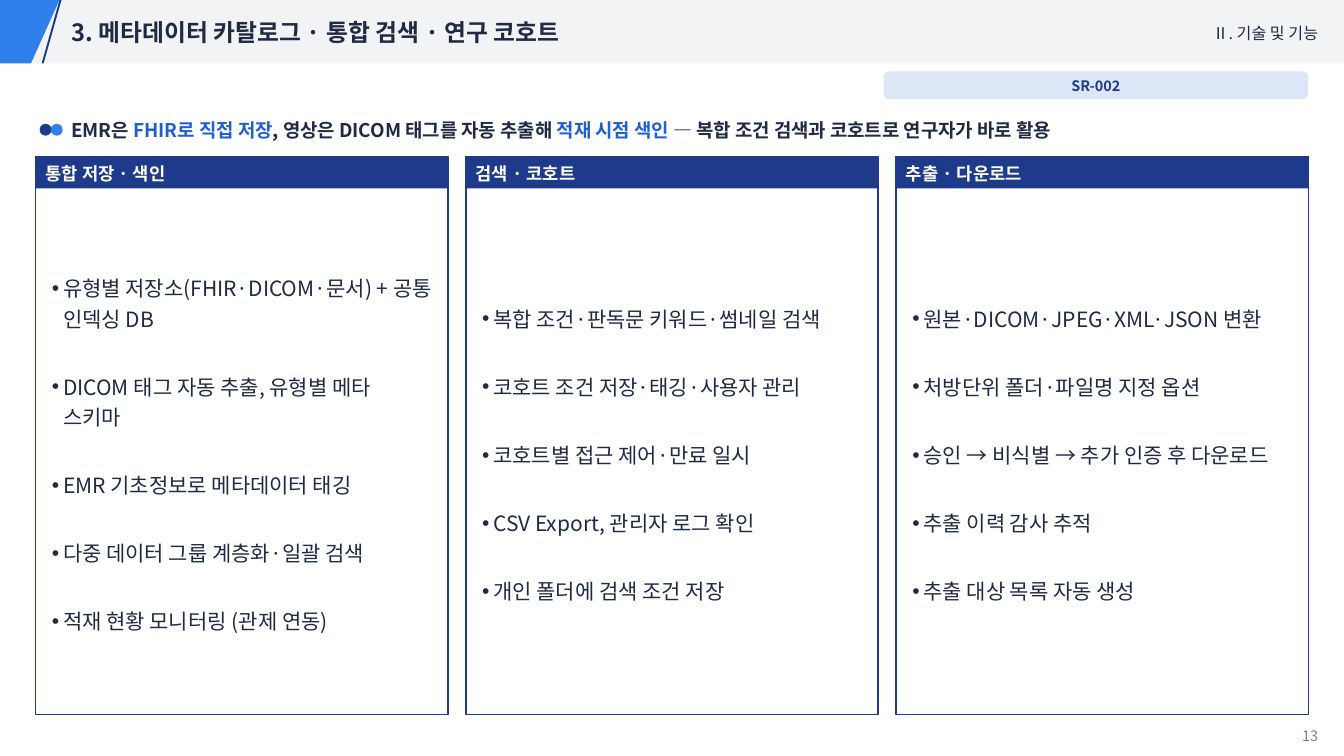
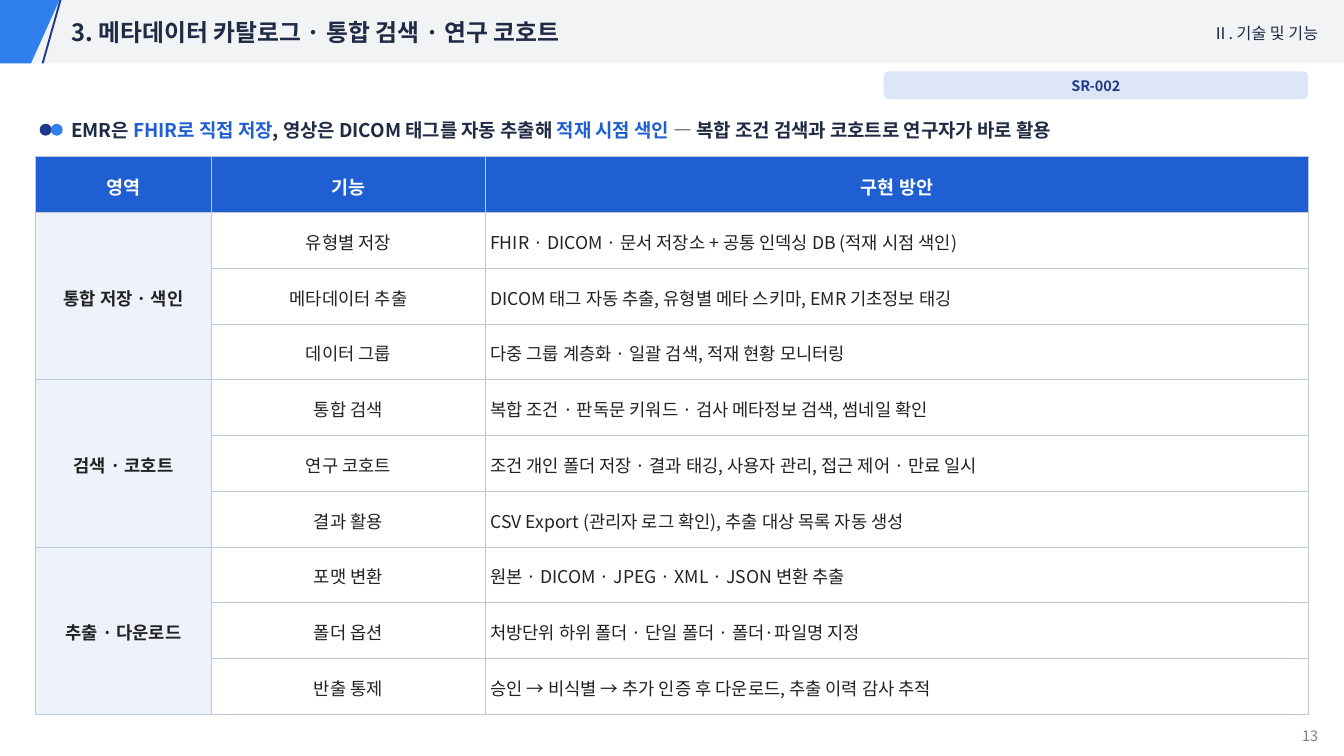
Before and after one commit to hwangsteeve-tech/hbjw, a slide deck: slide 13 of proposals/2026-11_sch-ai-medical-datacenter/발표자료.pptx. Drawn at 1344x756 pixels with LibreOffice and Linux fonts; fonts in the diff are those of the drawing. Boxes give left, top, right and bottom in pixels: in the first picture for what was removed or moved away, otherwise in the second. Text is boxed around its words. In the diff, an @@ line names an element or a change of style, - is before the commit and + after.

```diff
--- a/proposals/2026-11_sch-ai-medical-datacenter/발표자료.pptx
+++ b/proposals/2026-11_sch-ai-medical-datacenter/발표자료.pptx
@@ rectangle removed at <box>35,157,448,715</box> @@
@@ rectangle removed at <box>35,157,448,189</box> @@
-통합 저장 · 색인
@@ table added at <box>35,157,1308,715</box>, 10 rows, 3 columns @@
+영역 | 기능 | 구현 방안
+통합 저장 · 색인 | 유형별 저장 | FHIR · DICOM · 문서 저장소 + 공통 인덱싱 DB (적재 시점 색인)
+ | 메타데이터 추출 | DICOM 태그 자동 추출, 유형별 메타 스키마, EMR 기초정보 태깅
+ | 데이터 그룹 | 다중 그룹 계층화 · 일괄 검색, 적재 현황 모니터링
+검색 · 코호트 | 통합 검색 | 복합 조건 · 판독문 키워드 · 검사 메타정보 검색, 썸네일 확인
+ | 연구 코호트 | 조건 개인 폴더 저장 · 결과 태깅, 사용자 관리, 접근 제어 · 만료 일시
+ | 결과 활용 | CSV Export (관리자 로그 확인), 추출 대상 목록 자동 생성
+추출 · 다운로드 | 포맷 변환 | 원본 · DICOM · JPEG · XML · JSON 변환 추출
+ | 폴더 옵션 | 처방단위 하위 폴더 · 단일 폴더 · 폴더·파일명 지정
+ | 반출 통제 | 승인 → 비식별 → 추가 인증 후 다운로드, 추출 이력 감사 추적
@@ rectangle removed at <box>466,157,878,715</box> @@
@@ rectangle removed at <box>466,157,878,189</box> @@
-검색 · 코호트
@@ rectangle removed at <box>896,157,1309,715</box> @@
@@ rectangle removed at <box>896,157,1309,189</box> @@
-추출 · 다운로드
@@ text removed at <box>63,278,432,633</box> @@
-• 유형별 저장소(FHIR·DICOM·문서) + 공통 인덱싱 DB
-• DICOM 태그 자동 추출, 유형별 메타 스키마
-• EMR 기초정보로 메타데이터 태깅
-• 다중 데이터 그룹 계층화·일괄 검색
-• 적재 현황 모니터링 (관제 연동)
@@ text removed at <box>493,309,821,601</box> @@
-• 복합 조건·판독문 키워드·썸네일 검색
-• 코호트 조건 저장·태깅·사용자 관리
-• 코호트별 접근 제어·만료 일시
-• CSV Export, 관리자 로그 확인
-• 개인 폴더에 검색 조건 저장
@@ text removed at <box>923,309,1268,601</box> @@
-• 원본·DICOM·JPEG·XML·JSON 변환
-• 처방단위 폴더·파일명 지정 옵션
-• 승인 → 비식별 → 추가 인증 후 다운로드
-• 추출 이력 감사 추적
-• 추출 대상 목록 자동 생성
```
Also in this commit, not shown: 10 other slides changed, 5 other files.
